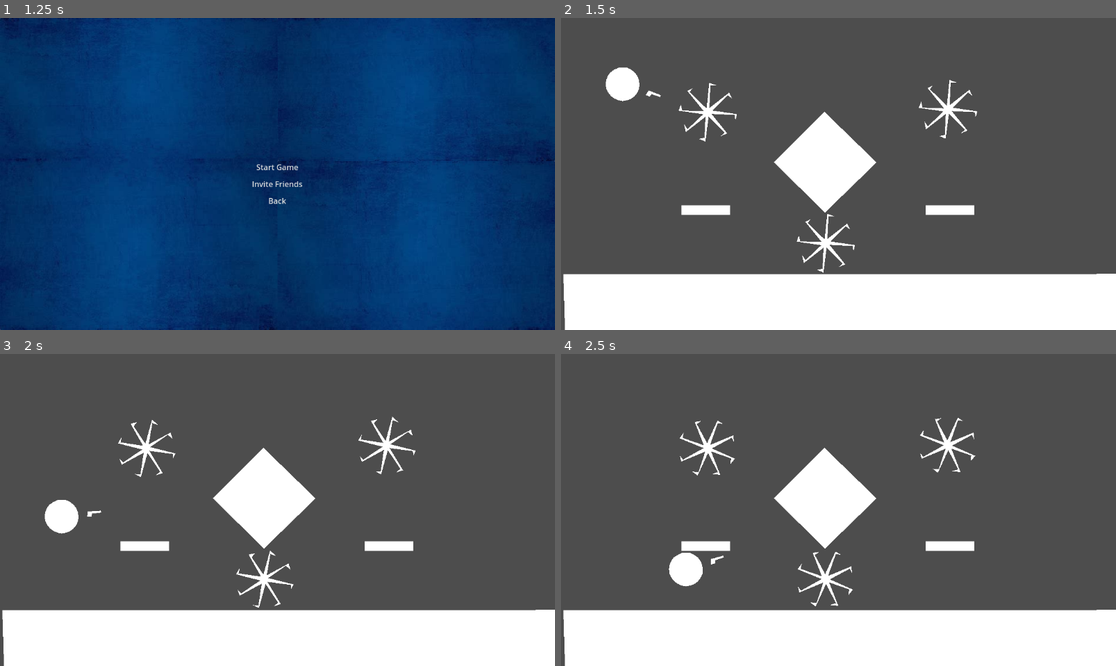
Above: before the commit, frames 1-4 (two rows, left to right).
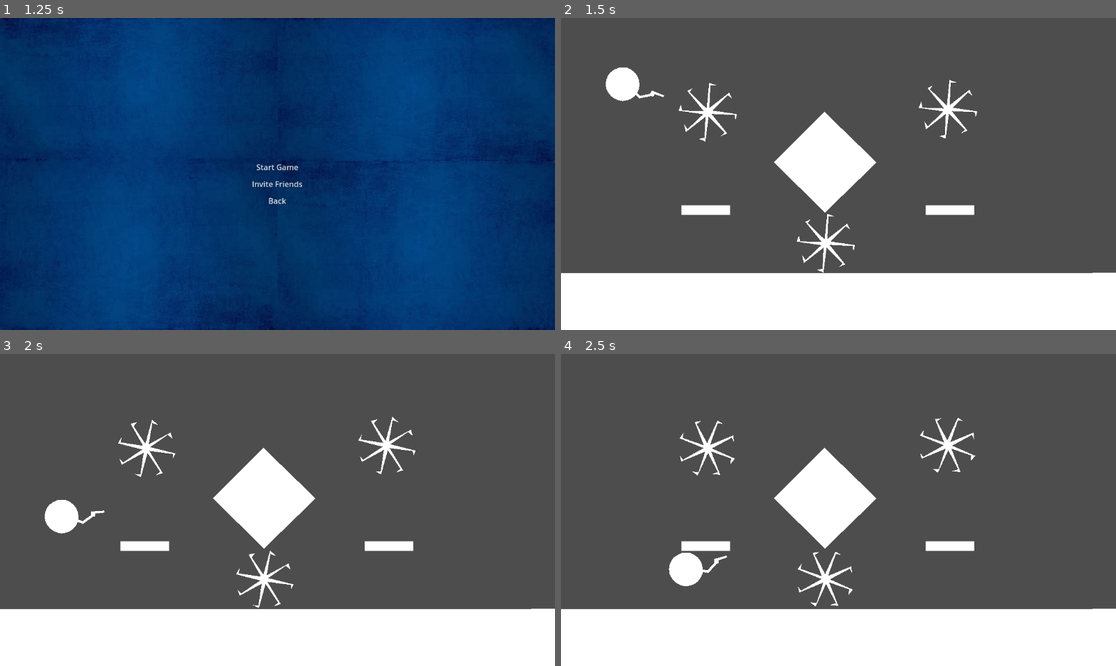
Above: after the commit, the same moments.

Repository: Zblaz/Rounds2
Game: Godot game, scene res://Scenes/main_menu.tscn
Two runs of this game, one before a commit and one after it. Both use one fixed random seed, a clock stepped at 60 frames per second and the inputs below.
Inputs (mouse positions are in pixels of both pictures, inside the frame that each line leads up to):
- Up to frame 1 (1.25 s): click "Lobby" at 0.5 s
- Up to frame 2 (1.5 s): click "Start Game" at 1.25 s
- Up to frame 3 (2 s): no input
- Up to frame 4 (2.5 s): tap Enter (ui_accept) at 2, 2.27 s; move the mouse to (960, 494) at 2.02 s; hold Right (ui_right) from 2.03 s (still down)

Frame 1 is identical in both runs. In frame 2, 0.6% of the frame differs, in the area x 0-100%, y 23-100%; in frame 3, 0.6%; in frame 4, 0.6%, in the area x 0-100%, y 64-100%.

Commit message:
Border around map

Diff:
--- a/Scenes/player.tscn
+++ b/Scenes/player.tscn
@@ -18,5 +18,11 @@
 shape = SubResource("CircleShape2D_mqdq0")
 
 [node name="Gun" type="Polygon2D" parent="."]
+position = Vector2(7, 0)
 polygon = PackedVector2Array(53, 4, 55, -7, 82, -7, 82, -3, 63, -2, 62, 4)
 script = ExtResource("2_jcswm")
+
+[node name="Line2D" type="Line2D" parent="Gun"]
+position = Vector2(-8, 3)
+points = PackedVector2Array(18, 0, 44, 12, 66, -2)
+width = 5.0
--- a/Scenes/test_world.tscn
+++ b/Scenes/test_world.tscn
@@ -31,7 +31,7 @@
 polygon = PackedVector2Array(-7, 551, 1160, 546, 1163, 649, -3, 654)
 
 [node name="Polygon2D" type="Polygon2D" parent="Floor/CollisionPolygon2D"]
-position = Vector2(5, -229)
+position = Vector2(-7, -231)
 scale = Vector2(1, 1.40741)
 polygon = PackedVector2Array(-3, 654, 1163, 650, 1163, 550.263, -7, 551)
 
@@ -86,6 +86,9 @@
 polygon = PackedVector2Array(0, -61, -4, -9, -37, -42, -30, -51, -43, -44, -7, -4, -56, -1, -58, -11, -61, 1, -7, 4, -38, 36, -49, 30, -43, 42, -3, 9, -2, 54, -15, 52, 0, 61, 4, 9, 35, 40, 29, 50, 42, 44, 8, 4, 55, 2, 55, 13, 60, -1, 8, -4, 42, -38, 51, -32, 44, -43, 4, -10, 2, -55, 13, -57)
 script = ExtResource("4_cotuj")
 
+[node name="CollisionPolygon2D" type="CollisionPolygon2D" parent="Hazards"]
+polygon = PackedVector2Array(1189, -44, 1171, -104, -87, -104, -82, 780, 1247, 778, 1251, -75, 1189, -71, 1182, 740, -37, 740, -37, -48)
+
 [node name="CharacterBody2D" parent="." instance=ExtResource("1_wnav8")]
 
 [connection signal="body_entered" from="Hazards" to="CharacterBody2D" method="_on_hazards_body_entered"]
--- a/Scripts/player.gd
+++ b/Scripts/player.gd
@@ -1,3 +1,4 @@
+
 extends CharacterBody2D
 
 var direction := Input.get_axis("ui_left", "ui_right")
@@ -6,6 +7,7 @@
 const JUMP_VELOCITY = -600.0
 
 func _process(delta: float):
+
 	var mouse_position = get_global_mouse_position()
 
 func _physics_process(delta: float) -> void:
@@ -32,14 +34,7 @@
 	elif mouse_position.x < position.x:
 		$Gun.scale.y = -1
 
-
-
-
-
-
-
 	move_and_slide()
 
 func _on_hazards_body_entered(area: CharacterBody2D):
 	hide()
-	print('death')
--- a/default_bus_layout.tres
+++ b/default_bus_layout.tres
@@ -1,7 +1,7 @@
 [gd_resource type="AudioBusLayout" format=3 uid="uid://dho4ivsl6lxi3"]
 
 [resource]
-bus/0/volume_db = -80.0
+bus/0/volume_db = -0.130497
 bus/1/name = &"Music"
 bus/1/solo = false
 bus/1/mute = false
--- a/project.godot
+++ b/project.godot
@@ -18,6 +18,7 @@
 [autoload]
 
 MenuMusic="res://Scenes/menu_music.tscn"
+Node2d="*res://Global.gd"
 
 [input]
 
